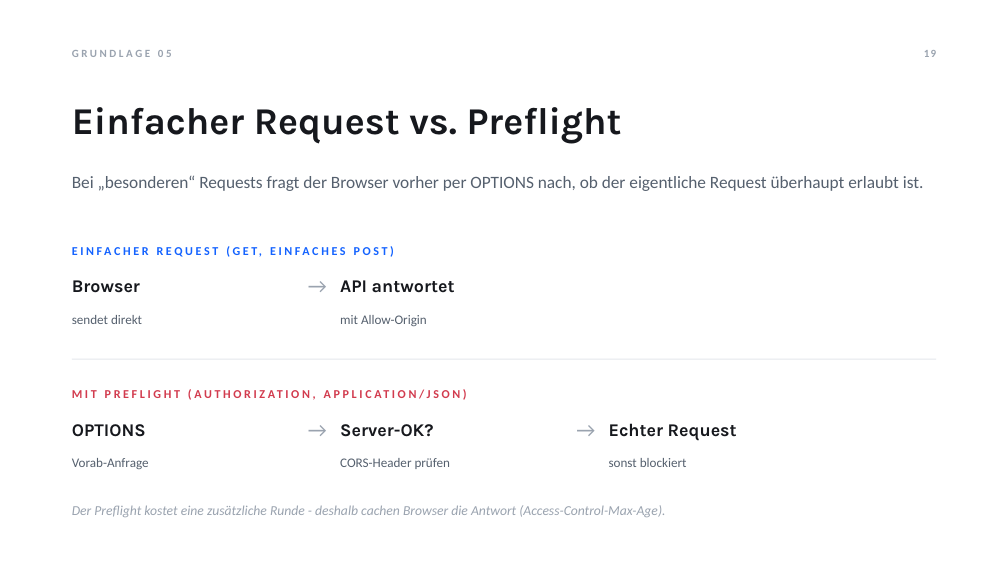
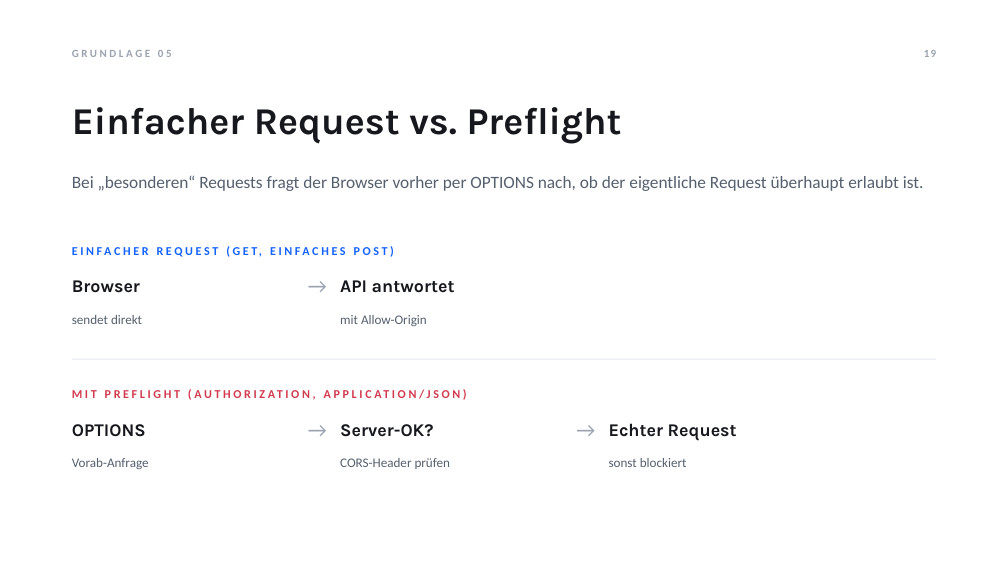
Before and after one commit to Tom-N-M/its-xss_and_cors, a slide deck: slide 19 of XSS-CORS-Praesentation.pptx. Drawn at 1008x567 pixels with LibreOffice and Linux fonts; fonts in the diff are those of the drawing. Boxes give left, top, right and bottom in pixels: in the first picture for what was removed or moved away, otherwise in the second. Text is boxed around its words. In the diff, an @@ line names an element or a change of style, - is before the commit and + after.

```diff
--- a/XSS-CORS-Praesentation.pptx
+++ b/XSS-CORS-Praesentation.pptx
@@ text removed at (72, 505, 665, 517) @@
-Der Preflight kostet eine zusätzliche Runde - deshalb cachen Browser die Antwort (Access-Control-Max-Age).
```
Also in this commit, not shown: 2 other slides changed.
